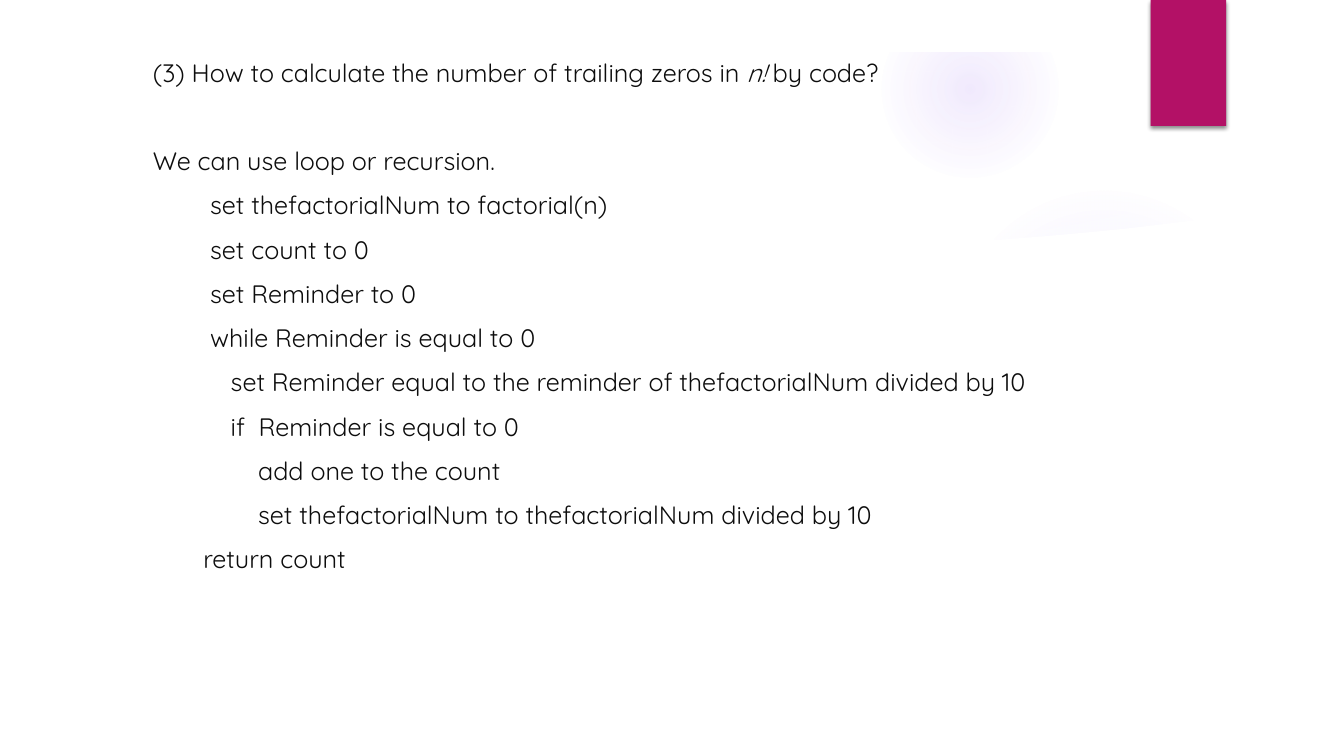
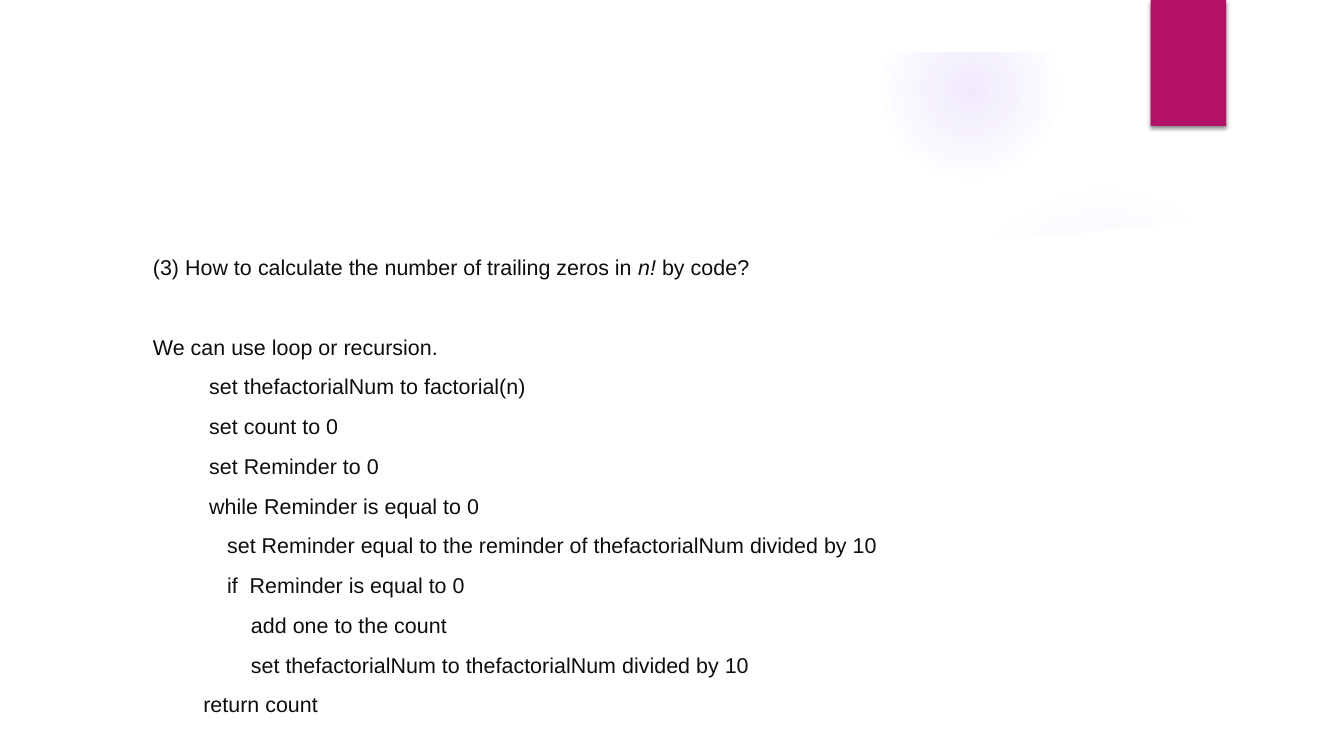
Before and after one commit to YunshanJiang/TripleTreeEngine, a slide deck: slide 6 of Docs/Advance programming PPT.pptx. Drawn at 1344x756 pixels with LibreOffice and Linux fonts; fonts in the diff are those of the drawing; background and template pictures are left out. Boxes give left, top, right and bottom in pixels: in the first picture for what was removed or moved away, otherwise in the second. Text is boxed around its words. In the diff, an @@ line names an element or a change of style, - is before the commit and + after.

```diff
--- a/Docs/Advance programming PPT.pptx
+++ b/Docs/Advance programming PPT.pptx
@@ text "(3) How to calculate the ...": place and size @@
-text "(3) How to calculate the ..." at (153, 63, 1025, 569)
+text "(3) How to calculate the ..." at (153, 259, 877, 713)
@@ text "(3) How to calculate the ..." at (153, 259, 877, 713): size 18 to 15.3 pt, font Quicksand to Arial @@
```
Also in this commit, not shown: 5 other slides changed.
